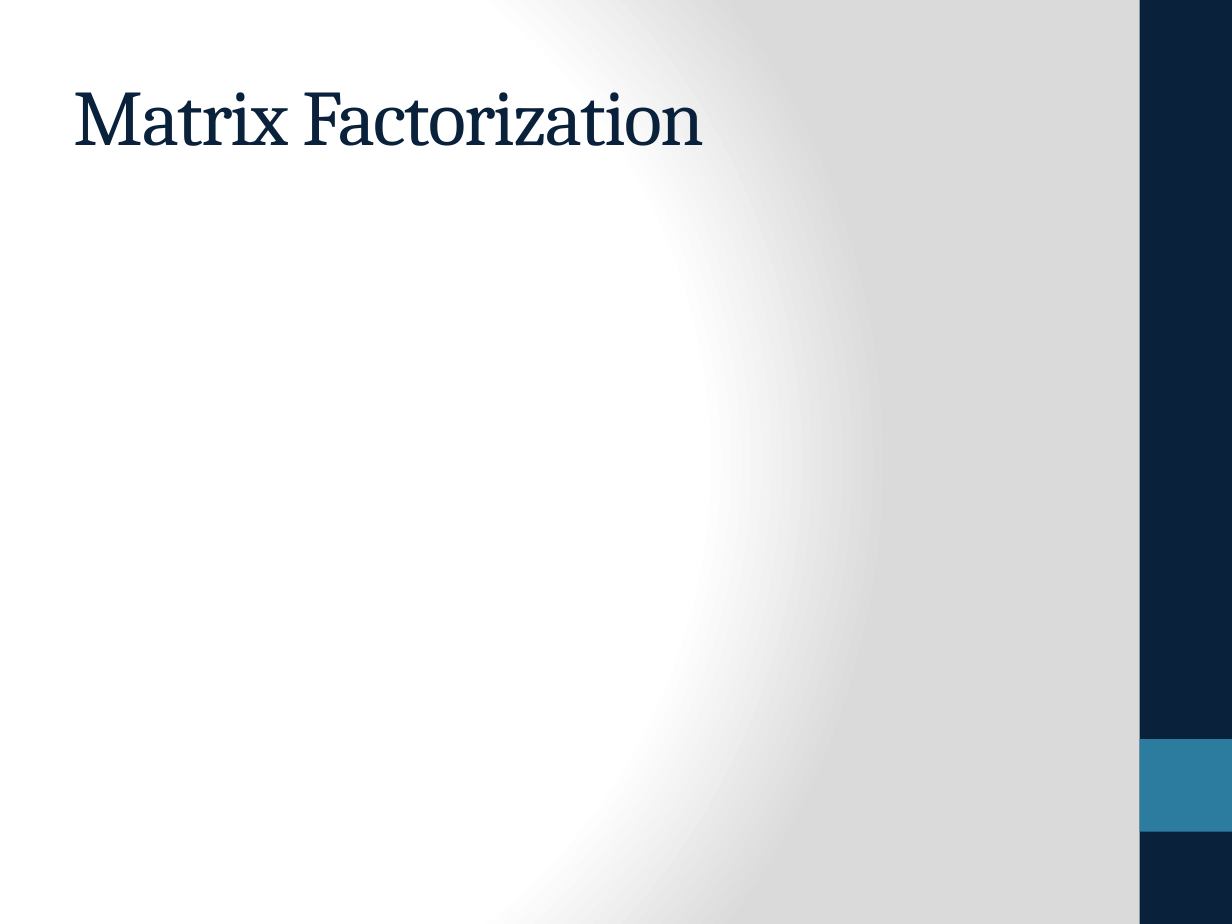
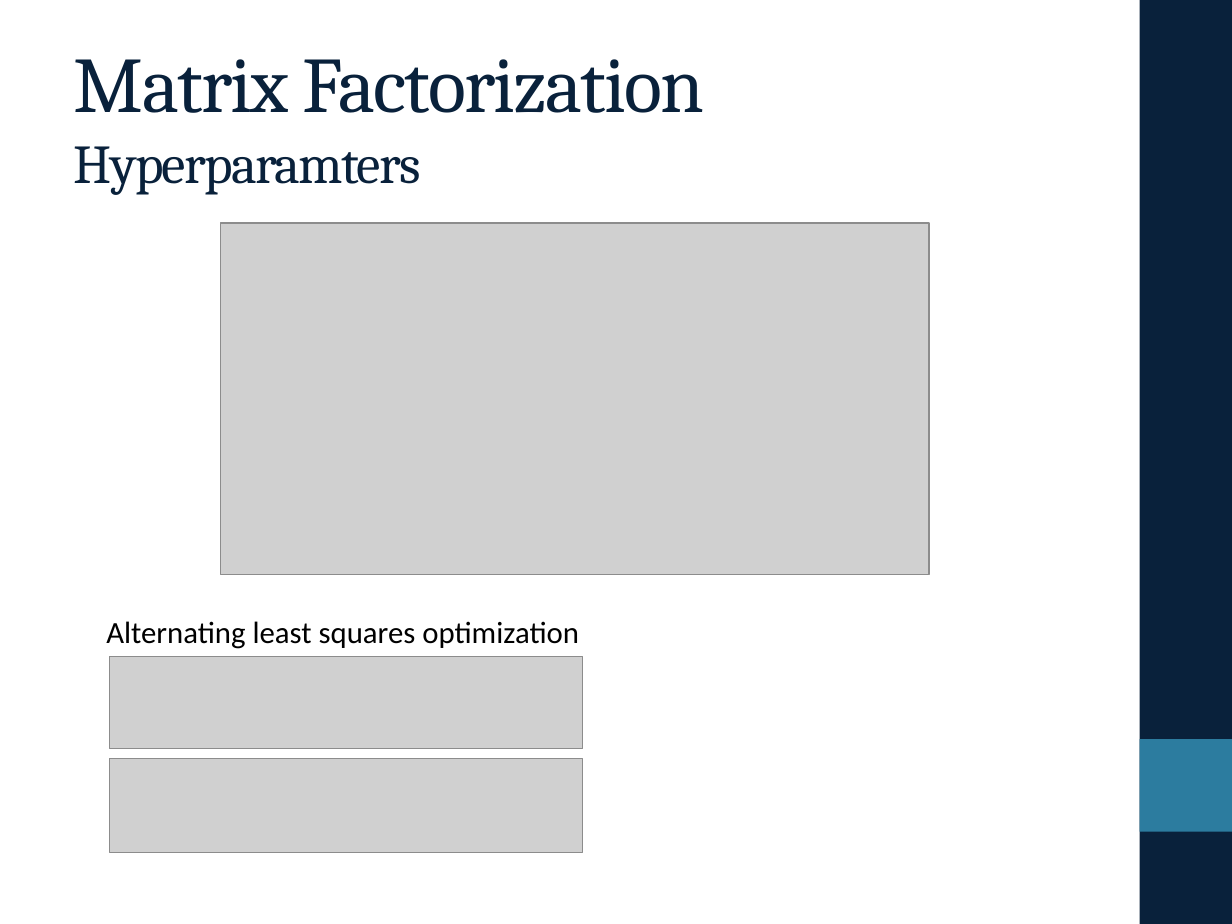
Before and after one commit to eringrand/musicanalysis, a slide deck: slide 5 of presentation/Presentation.pptx. Drawn at 1232x924 pixels with LibreOffice and Linux fonts; fonts in the diff are those of the drawing; grey boxes stand for pictures. Boxes give left, top, right and bottom in pixels: in the first picture for what was removed or moved away, otherwise in the second. Text is boxed around its words. In the diff, an @@ line names an element or a change of style, - is before the commit and + after.

Commit message:
Updating MF slides

```diff
--- a/presentation/Presentation.pptx
+++ b/presentation/Presentation.pptx
@@ background gradient #FFFFFF to #DADADA to #FFFFFF @@
@@ title at (x1=74, y1=59, x2=705, y2=195): text changed @@
-Matrix Factorization
+Matrix Factorization
+Hyperparamters
@@ picture added at (x1=221, y1=223, x2=929, y2=575) @@
@@ text added at (x1=106, y1=621, x2=579, y2=649), 18 pt, text #000000 @@
+Alternating least squares optimization
@@ picture added at (x1=110, y1=657, x2=583, y2=749) @@
@@ picture added at (x1=110, y1=759, x2=583, y2=853) @@
```
Also in this commit, not shown: 10 other slides changed.
